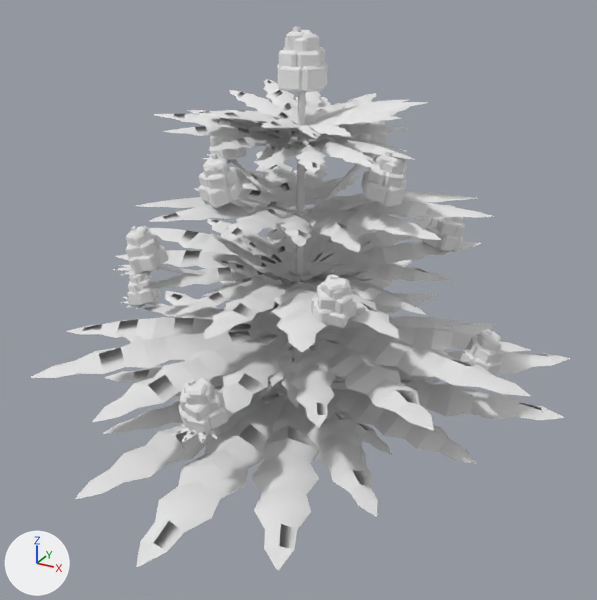
What one commit did to the OBJ model src/main/resources/assets/stonedew/models/block/plants/plant_2_3_2.obj.
Rendered twice from a camera (50 mm lens) standing at (1.25, -1.857, 0.97) and looking at (0.539, -0.565, 0.324). The axes (+X, +Y, +Z) are drawn at lower left. The lights are the same throughout. The picture after the commit comes second. Where no turn or scale is listed for an object, it has been applied to the vertices.

The first picture shows 'model'.
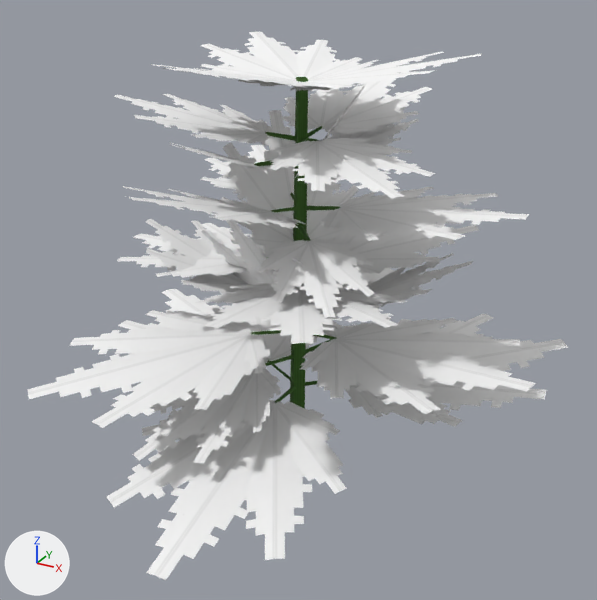
What differs and where, as boxes (x1, y1, x2, y2) in the pictures (597 x 600 px; the box of a moved part takes in the faces that stretch with it):
'model', surface changed, reshaped: before (30, 27, 570, 570); after (27, 31, 568, 580)
part 1 of me_model, moved or reshaped (not visible before): after (308, 126, 322, 138)
part 2 of me_model, rebuilt (77% taller): before (256, 139, 415, 173); after (268, 138, 436, 199)
part 3 of me_model, rebuilt (24% narrower): before (75, 385, 392, 570); after (106, 400, 347, 580)
part 4 of me_model, rebuilt (8% narrower, 21% shorter): before (327, 323, 570, 466); after (345, 314, 568, 427)
part 5 of me_model, rebuilt (mostly hidden): before (219, 260, 438, 323); after (279, 268, 400, 308)
part 6 of me_model, rebuilt: before (115, 219, 296, 288); after (117, 223, 276, 278)
part 7 of me_model, rebuilt (11% shorter): before (296, 191, 494, 252); after (320, 187, 529, 241)
part 8 of me_model, rebuilt: before (285, 93, 410, 140); after (280, 78, 433, 134)
part 9 of me_model, rebuilt (13% wider): before (152, 110, 292, 161); after (114, 94, 273, 144)
part 10 of me_model, rebuilt: before (105, 291, 283, 391); after (118, 289, 320, 363)
part 11 of me_model, rebuilt (9% narrower): before (30, 305, 299, 428); after (27, 308, 271, 428)
part 12 of me_model, rebuilt (14% narrower, 16% shorter): before (258, 316, 531, 430); after (300, 318, 536, 414)
part 13 of me_model, rebuilt: before (292, 216, 481, 287); after (332, 206, 479, 274)
part 14 of me_model, rebuilt (14% narrower, 12% shorter): before (194, 151, 359, 207); after (200, 145, 342, 194)
part 15 of me_model, rebuilt (7% narrower, 14% shorter): before (136, 197, 331, 247); after (123, 186, 305, 229)
part 16 of me_model, deleted: before (113, 27, 504, 443)
part 17 of me_model, reshaped: before (174, 79, 429, 352); after (132, 31, 482, 464)

What changed in the scene script:
```text
Change mat_stem:
    remove mat_stem.base_color = (0.8, 0.8, 0.8)  # white #e7e7e7
    add mat_stem.texture = img_plant_stem
Change mat_leaf_old:
    remove mat_leaf_old.base_color = (0.8, 0.8, 0.8)  # white #e7e7e7
    add mat_leaf_old.texture = img_leaf_surface
Change mat_leaf_old_shade:
    remove mat_leaf_old_shade.base_color = (0.8, 0.8, 0.8)  # white #e7e7e7
    add mat_leaf_old_shade.texture = img_leaf_surface
Change mat_leaf:
    remove mat_leaf.base_color = (0.8, 0.8, 0.8)  # white #e7e7e7
    add mat_leaf.texture = img_leaf_surface
Change mat_leaf_shade:
    remove mat_leaf_shade.base_color = (0.8, 0.8, 0.8)  # white #e7e7e7
    add mat_leaf_shade.texture = img_leaf_surface
Change me_model:
    remove me_model.from_pydata(...)  # 11479 vertices, 9100 faces; spans x -0.039..1.036, y -1.075..-0.018, z -0.001..0.828
    add me_model.from_pydata(...)  # 11094 vertices, 4446 faces; spans x -0.03..1.01, y -1.031..-0.012, z -0.001..0.791
    me_model part 1: the loose piece of 8 vertices spanning x 0.517..0.535, y -0.541..-0.522, z 0.592..0.723 is multiplied about its middle by the matrix ((0.487, -0.243, 0.006), (0.023, 0.059, 0.54), (-0.242, -0.483, 0.063)), then moved by (0.002, 0.035, -0.023)
    me_model part 2: the loose piece of 267 vertices spanning x 0.504..0.77, y -0.741..-0.468, z 0.615..0.651 is rebuilt with 376 vertices and now spans x 0.537..0.809, y -0.777..-0.498, z 0.608..0.64
    me_model part 3: the loose piece of 267 vertices spanning x 0.221..0.81, y -1.075..-0.518, z 0.056..0.115 is rebuilt with 376 vertices and now spans x 0.291..0.738, y -1.031..-0.59, z 0.0..0.108
    me_model part 4: the loose piece of 267 vertices spanning x 0.434..1.036, y -0.667..-0.047, z 0.065..0.154 is rebuilt with 376 vertices and now spans x 0.524..0.997, y -0.566..-0.081, z 0.101..0.171
    me_model part 5: the loose piece of 267 vertices spanning x 0.186..0.704, y -0.516..-0.018, z 0.204..0.281 is rebuilt with 376 vertices and now spans x 0.231..0.652, y -0.45..-0.012, z 0.235..0.285
    me_model part 6: the loose piece of 267 vertices spanning x 0.092..0.502, y -0.715..-0.282, z 0.339..0.395 is rebuilt with 376 vertices and now spans x 0.075..0.448, y -0.682..-0.317, z 0.353..0.373
    me_model part 7: the loose piece of 267 vertices spanning x 0.535..0.886, y -0.696..-0.323, z 0.479..0.538 is rebuilt with 376 vertices and now spans x 0.586..0.943, y -0.684..-0.334, z 0.503..0.537
    me_model part 8: the loose piece of 267 vertices spanning x 0.392..0.682, y -0.515..-0.246, z 0.619..0.675 is rebuilt with 376 vertices and now spans x 0.387..0.691, y -0.474..-0.172, z 0.636..0.71
    me_model part 9: the loose piece of 267 vertices spanning x 0.272..0.53, y -0.717..-0.444, z 0.619..0.673 is rebuilt with 376 vertices and now spans x 0.209..0.497, y -0.749..-0.463, z 0.636..0.705
    me_model part 10: the loose piece of 267 vertices spanning x -0.039..0.541, y -0.701..-0.097, z 0.062..0.141 is rebuilt with 376 vertices and now spans x -0.03..0.46, y -0.605..-0.127, z 0.101..0.118
    me_model part 11: the loose piece of 267 vertices spanning x 0.077..0.628, y -0.973..-0.428, z 0.197..0.261 is rebuilt with 376 vertices and now spans x 0.09..0.546, y -0.959..-0.509, z 0.19..0.24
    me_model part 12: the loose piece of 267 vertices spanning x 0.514..1.007, y -0.813..-0.299, z 0.203..0.278 is rebuilt with 376 vertices and now spans x 0.58..1.01, y -0.761..-0.347, z 0.235..0.278
    me_model part 13: the loose piece of 267 vertices spanning x 0.39..0.81, y -0.546..-0.143, z 0.345..0.419 is rebuilt with 376 vertices and now spans x 0.454..0.805, y -0.491..-0.14, z 0.368..0.45
    me_model part 14: the loose piece of 267 vertices spanning x 0.228..0.584, y -0.582..-0.227, z 0.48..0.535 is rebuilt with 376 vertices and now spans x 0.208..0.538, y -0.536..-0.206, z 0.503..0.531
    me_model part 15: the loose piece of 267 vertices spanning x 0.3..0.649, y -0.856..-0.527, z 0.483..0.552 is rebuilt with 376 vertices and now spans x 0.306..0.627, y -0.894..-0.571, z 0.501..0.598
    me_model part 16: 262 loose pieces with 5772 vertices, spanning x 0.071..0.925, y -0.957..-0.094, z -0.001..0.828, are deleted
    me_model part 17: 1 vertex moved within x 0.711, y -0.731, z 0.396; 1960 vertices removed from x 0.33..0.824, y -0.905..-0.299, z 0.309..0.706; 5821 vertices added at x 0.176..0.85, y -0.916..-0.147, z -0.001..0.791
    remove me_model.materials.append(mat_bud_dark)  # white #e7e7e7
    remove me_model.materials.append(mat_bud)  # white #e7e7e7
    remove me_model.materials.append(mat_bud_light)  # white #e7e7e7
    remove me_model.materials.append(mat_hair)  # white #e7e7e7
```
